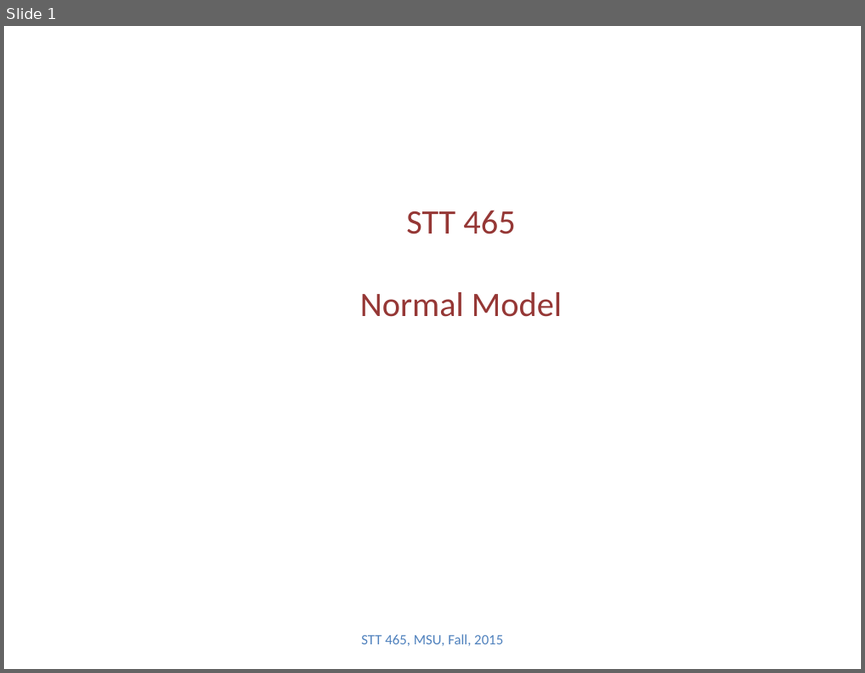
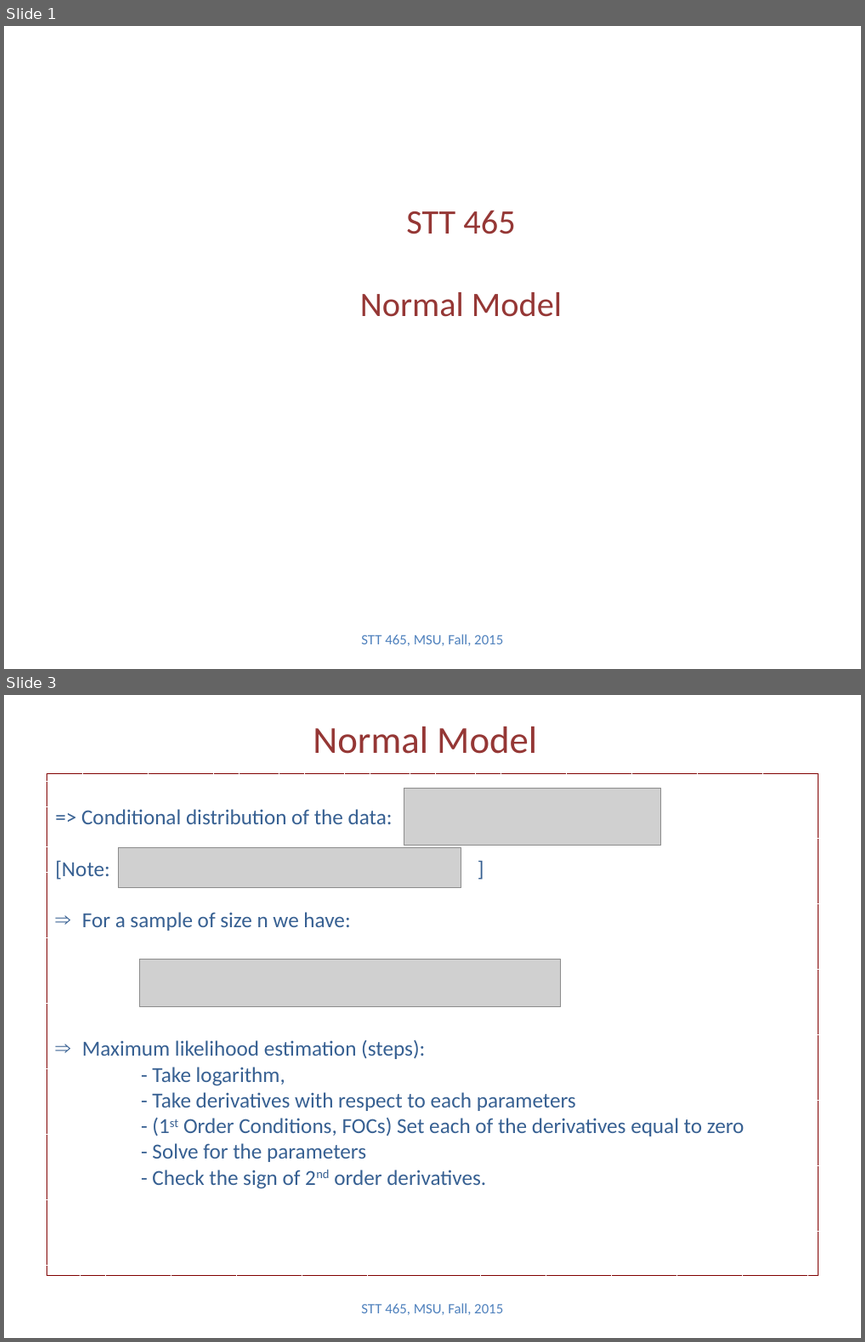
Before and after one commit to Boukos/STT465, a slide deck: STT465_5.pptx. Shown one above the other, each under a label of ours: slide 1 before the commit, slides 1 and 3 after it; the slides between them are not shown. The pictures are 865x673 and 865x1342 pixels, drawn with LibreOffice and Linux fonts; fonts in the diff are those of the drawing; grey boxes stand for pictures. Boxes give left, top, right and bottom in pixels: in the first picture for what was removed or moved away, otherwise in the second. Text is boxed around its words. In the diff, an @@ line names an element or a change of style, - is before the commit and + after.

```diff
--- a/STT465_5.pptx
+++ b/STT465_5.pptx
@@ slide 3 added at <box>4,695,861,1338</box>, background #FFFFFF @@
@@ title added at <box>313,726,537,754</box>, 32 pt, text #953735 @@
+Normal Model
@@ rectangle added at <box>46,774,818,1276</box>, outline #800000 0.75 pt dashed, 18 pt, text #376092 @@
+=> Conditional distribution of the data:
+[Note: ]
+⇒ For a sample of size n we have:
+⇒ Maximum likelihood estimation (steps):
+- Take logarithm,
+- Take derivatives with respect to each parameters
+- (1st Order Conditions, FOCs) Set each of the derivatives equal to zero
+- Solve for the parameters
+- Check the sign of 2nd order derivatives.
@@ picture added at <box>404,788,661,845</box> @@
@@ picture added at <box>118,847,460,888</box> @@
@@ picture added at <box>139,959,560,1007</box> @@
@@ text added at <box>361,1303,503,1315</box>, 12 pt, text #4F81BD @@
+STT 465, MSU, Fall, 2015
```
Also in this commit, not shown: 2 slides changed, 10 other slides added, 2 other files.
